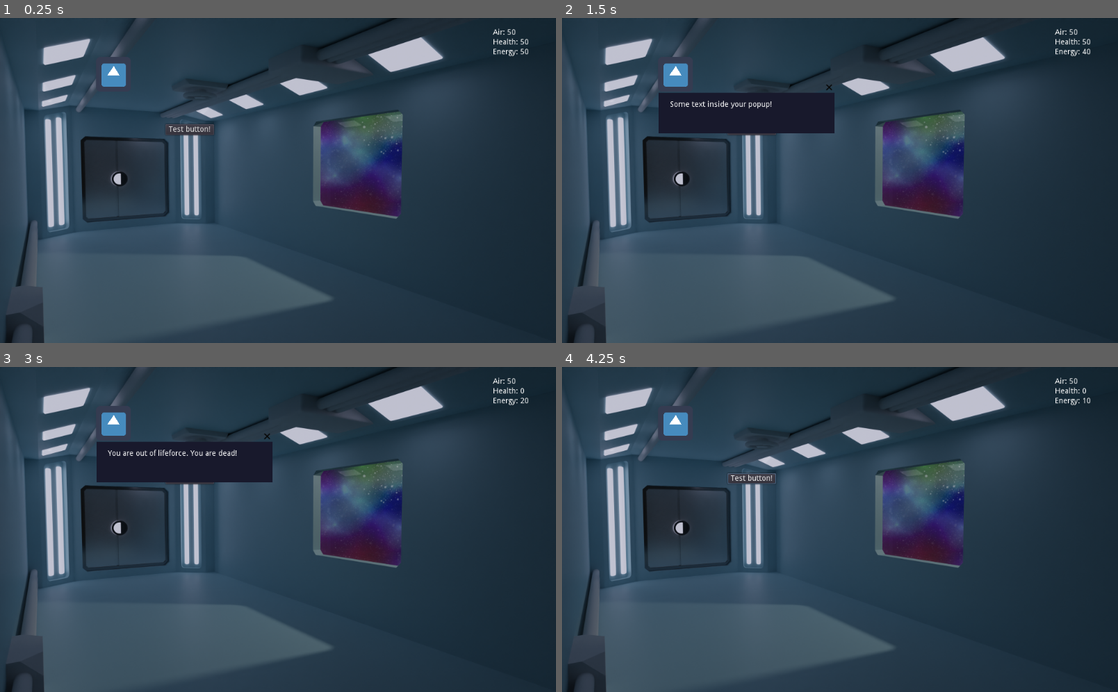
Above: before the commit, frames 1-4 (two rows, left to right).
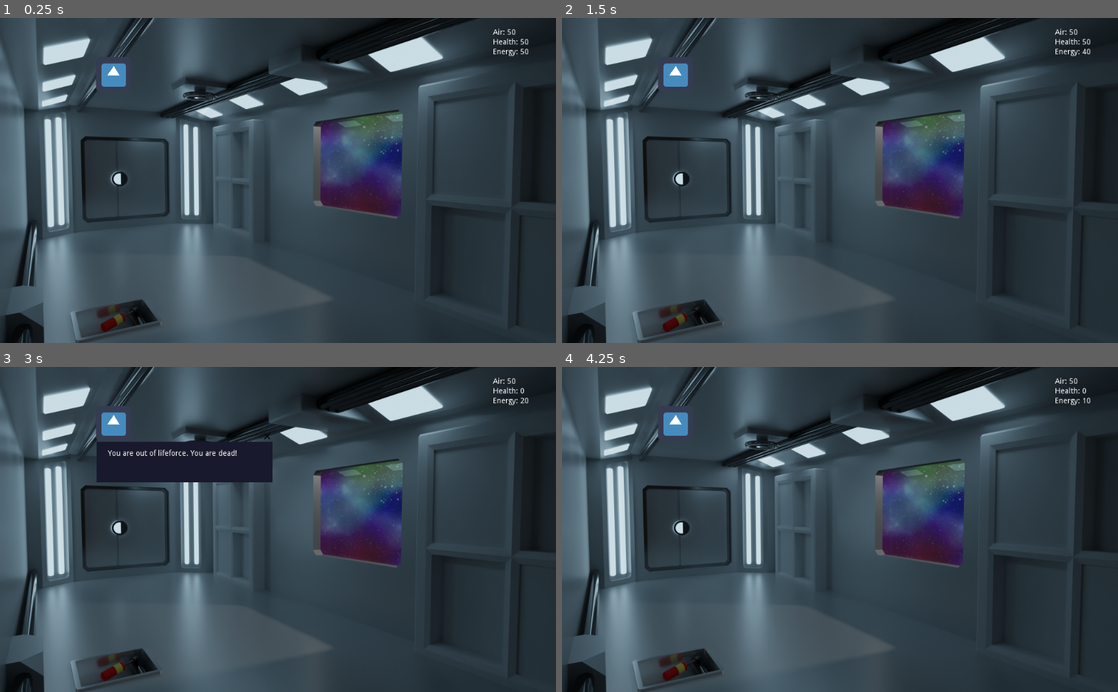
Above: after the commit, the same moments.

Repository: Ghotfall/LD50_YourLastSpace
Game: Godot game, scene res://Main.tscn
Two runs of this game, one before a commit and one after it. Both use one fixed random seed, a clock stepped at 60 frames per second and the inputs below. The engine's default icon, where the game draws it, is replaced by a stand-in: a white triangle on a blue panel in a dark square.
Inputs (mouse positions are in pixels of both pictures, inside the frame that each line leads up to):
- Up to frame 1 (0.25 s): no input
- Up to frame 2 (1.5 s): click (751, 128) at 0.5 s, where only the run before the commit has a clickable "Test button!"; click (751, 128) at 1.25 s, where only the run before the commit has a clickable "Test button!"
- Up to frame 3 (3 s): click (189, 477) at 2 s, where only the run before the commit has a clickable "Test button!"; tap Enter at 2.75 s; move the mouse to (111, 422) at 2.77 s; click (111, 422) at 2.92 s
- Up to frame 4 (4.25 s): tap Space at 3.5 s; move the mouse to (728, 545) at 3.52 s; click (728, 545) at 3.67 s

The runs differ from the first frame. In frame 1, 20% of the frame differs, in the area x 0-99%, y 0-100%; in frame 2, 22%; in frame 3, 19%; in frame 4, 20%.

Commit message:
Add around ~30% of content to model

Diff:
--- a/Main.tscn
+++ b/Main.tscn
@@ -30,11 +30,6 @@
 margin_top = 196.0
 margin_right = 680.0
 margin_bottom = 381.0
-
-[node name="Button" type="Button" parent="Control"]
-margin_right = 12.0
-margin_bottom = 20.0
-text = "Test button!"
 
 [node name="PopupDialog" type="WindowDialog" parent="Control"]
 margin_left = 178.0
@@ -99,7 +94,6 @@
 margin_bottom = 50.0
 text = "Energy: $0"
 
-[connection signal="pressed" from="Control/Button" to="." method="_on_Button_pressed"]
 [connection signal="airlock_clicked" from="Airlock" to="." method="_on_Airlock_airlock_clicked"]
 [connection signal="input_event" from="Airlock" to="Airlock" method="_on_Airlock_input_event"]
 [connection signal="timeout" from="EnergyTimer" to="." method="_on_EnergyTimer_timeout"]
Binary file changed: img/interior.png
Not shown, changed: img_raw/interior.blend
Not shown, changed: img_raw/interior.blend1
